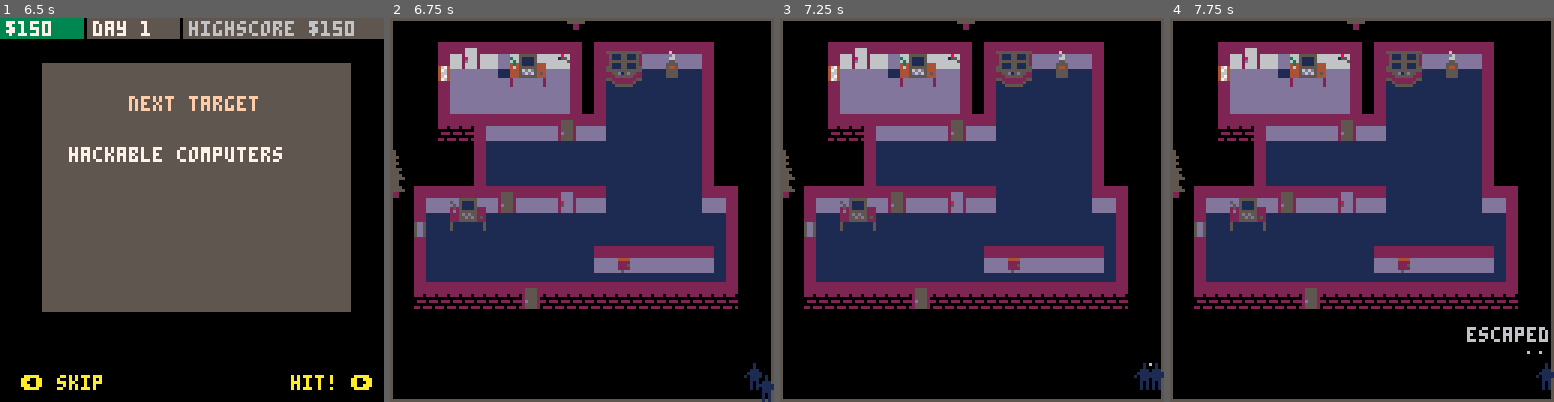
Above: before the commit, frames 1-4 (left to right).
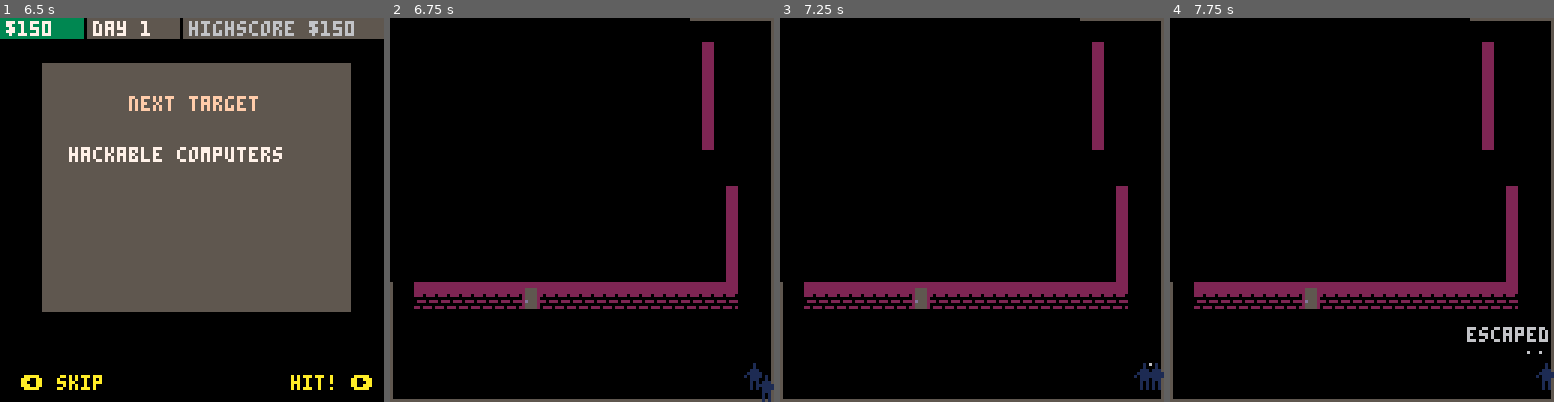
Above: after the commit, the same moments.

Repository: ironchestgames/pico-8-carts
Game: PICO-8 cartridge sneakystealy/v1.1/stealth.p8
Same seed, same stepped clock (60 frames per second), same inputs: the game is played once before the commit and once after it.
Inputs:
- Up to frame 1 (6.5 s): tap X (X key) at 0.33, 1.07, 1.85, 2.97, 4.08, 5.2, 6.32 s; tap O (Z key) at 0.7, 1.7, 2.1, 2.5, 2.9, 3.3, 3.7, 4.1, 4.5, 4.9, 5.3, 5.7, 6.1 s; hold Right 1.6-2.1 s; hold Up 2.15-2.42 s; hold Right 2.47-3.03 s; hold Left 3.08-3.58 s; hold Down 3.63-3.97 s; hold Right 4.02-4.68 s; hold Up 4.73-5.03 s; hold Left 5.08-5.68 s; hold Down 5.73-6.03 s; hold Right from 6.08 s (still down)
- Up to frame 2 (6.75 s): tap O (Z key) at 6.5 s; release Right at 6.58 s; hold Right from 6.63 s (still down)
- Up to frame 3 (7.25 s): tap O (Z key) at 6.9 s; release Right at 7.13 s; hold Up from 7.18 s (still down)
- Up to frame 4 (7.75 s): tap O (Z key) at 7.3, 7.7 s; tap X (X key) at 7.43 s; release Up at 7.45 s; hold Right from 7.5 s (still down)

Frame 1 is identical in both runs. In frame 2, 46% of the frame differs, in the area x 0-88%, y 0-69%; in frame 3, 46%; in frame 4, 46%.

Commit message:
stealth - remove all camera fog when in camcontrol

Diff:
--- a/sneakystealy/v1.1/stealth.p8
+++ b/sneakystealy/v1.1/stealth.p8
@@ -21,7 +21,7 @@
 
 todo
 
-- remove fog for when turning off camera in camcontrol
+- change buttons for status screen
 
 - fix splash text for pico 0.2.2
 
@@ -320,7 +320,9 @@
 -- 3 - system alarm (camcontrol) (not used)
 local function camcontrol(_p,_o,_tmp)
  _p.workingstate='hacking'
+ ishackingcameras=nil
  if ispoweron then
+  ishackingcameras=true
   if not _tmp.sel then
    _tmp.sel,_tmp.pos=0,camcontrolscreenpos
 
@@ -385,6 +387,7 @@
   _p.state,_p.action,_o.draw='standing'
 
   -- reset all cameras
+  ishackingcameras=nil
   if ispoweron and _tmp.pos then
    for _i=1,4 do
     _tmp.pos[_i].state=1
@@ -1434,85 +1437,89 @@
   -- add cameras light
   -- todo: token hunt???
   for _c in all(cameras) do
-   if _c.state != 0 then
-    local _dx=1
-    if floor[_c.y*32+_c.x+1] == 2 then
-     _dx=-1
-    end
-    local _x,_y,_ldown,_lside=_c.x,_c.y,32,32
-    repeat
-     local _bx,_by=_x,_y
-     local _bydown,_bldown=_by,1
-     while floor[_bydown*32+_bx] != 2 and _bldown <= _ldown do
-      local _o=objs[_bydown*32+_bx]
+   local _dx=1
+   if floor[_c.y*32+_c.x+1] == 2 then
+    _dx=-1
+   end
+   local _x,_y,_ldown,_lside=_c.x,_c.y,32,32
+   repeat
+    local _bx,_by=_x,_y
+    local _bydown,_bldown=_by,1
+    while floor[_bydown*32+_bx] != 2 and _bldown <= _ldown do
+     local _o=objs[_bydown*32+_bx]
+
+     if _c.state != 0 then
       if _o then
        add(_o.light,{x=0,y=-1})
       end
 
       light[_bydown*32+_bx]=1
-
-      -- remove fog if selected in camcontrol
-      if _c.state == 2 then
-       fog[_bydown*32+_bx]=0
-
-       local _i=(_bydown+1)*32+_bx
-       if floor[_i] == 2 then
-        fog[_i]=0
-       end
-
-       _i=_bydown*32+_bx+1
-       if floor[_i] == 2 then
-        fog[_i]=0
-       end
-
-       _i=_i-2
-       if floor[_i] == 2 then
-        fog[_i]=0
-       end
+     end
+
+     -- remove fog if hacking camcontrol
+     if ishackingcameras then
+      fog[_bydown*32+_bx]=0
+
+      local _i=(_bydown+1)*32+_bx
+      if floor[_i] == 2 then
+       fog[_i]=0
       end
 
-      _bydown+=1
-      _bldown+=1
+      _i=_bydown*32+_bx+1
+      if floor[_i] == 2 then
+       fog[_i]=0
+      end
+
+      _i=_i-2
+      if floor[_i] == 2 then
+       fog[_i]=0
+      end
      end
 
-     local _bxside,_blside=_bx,1
-     while floor[_by*32+_bxside] != 2 and _blside <= _lside do
-      local _o=objs[_by*32+_bxside]
+     _bydown+=1
+     _bldown+=1
+    end
+
+    local _bxside,_blside=_bx,1
+    while floor[_by*32+_bxside] != 2 and _blside <= _lside do
+     local _o=objs[_by*32+_bxside]
+
+     if _c.state != 0 then
       if _o then
        add(_o.light,{x=-_dx,y=0})
       end
 
       light[_by*32+_bxside]=1
-
-      -- remove fog if selected in camcontrol
-      if _c.state == 2 then
-       if _by == _y then
-        fog[(_by-1)*32+_bxside]=0
-       end
-
-       fog[_by*32+_bxside]=0
-
-       local _i=(_by+1)*32+_bxside
-       if floor[_i] == 2 then
-        fog[_i]=0
-       end
-
-       _i=_by*32+_bxside+_dx
-       if floor[_i] == 2 then
-        fog[_i]=0
-       end
+     end
+
+     -- remove fog if hacking camcontrol
+     if ishackingcameras then
+      if _by == _y then
+       fog[(_by-1)*32+_bxside]=0
       end
 
-      _bxside+=_dx
-      _blside+=1
+      fog[_by*32+_bxside]=0
+
+      local _i=(_by+1)*32+_bxside
+      if floor[_i] == 2 then
+       fog[_i]=0
+      end
+
+      _i=_by*32+_bxside+_dx
+      if floor[_i] == 2 then
+       fog[_i]=0
+      end
      end
-     _lside,_ldown=_blside-2,_bldown-2
-     _y+=1
-     _x+=_dx
-    until floor[_y*32+_x] == 2 or
-          floor[(_y-1)*32+_x] == 2 or
-          floor[_y*32+_x-_dx] == 2
-   end
+
+     _bxside+=_dx
+     _blside+=1
+    end
+    _lside,_ldown=_blside-2,_bldown-2
+    _y+=1
+    _x+=_dx
+   until floor[_y*32+_x] == 2 or
+         floor[(_y-1)*32+_x] == 2 or
+         floor[_y*32+_x-_dx] == 2
   end
 
   -- shine guards flashlights
@@ -1843,7 +1850,7 @@
 
   -- draw fog
   for _i=0,arslen do
-   if false and not fog[_i]  then
+   if not fog[_i]  then
     local _x,_y=(_i&31)*4,(_i\32)*4
     rectfill(_x,_y,_x+3,_y+3,0)
    end
